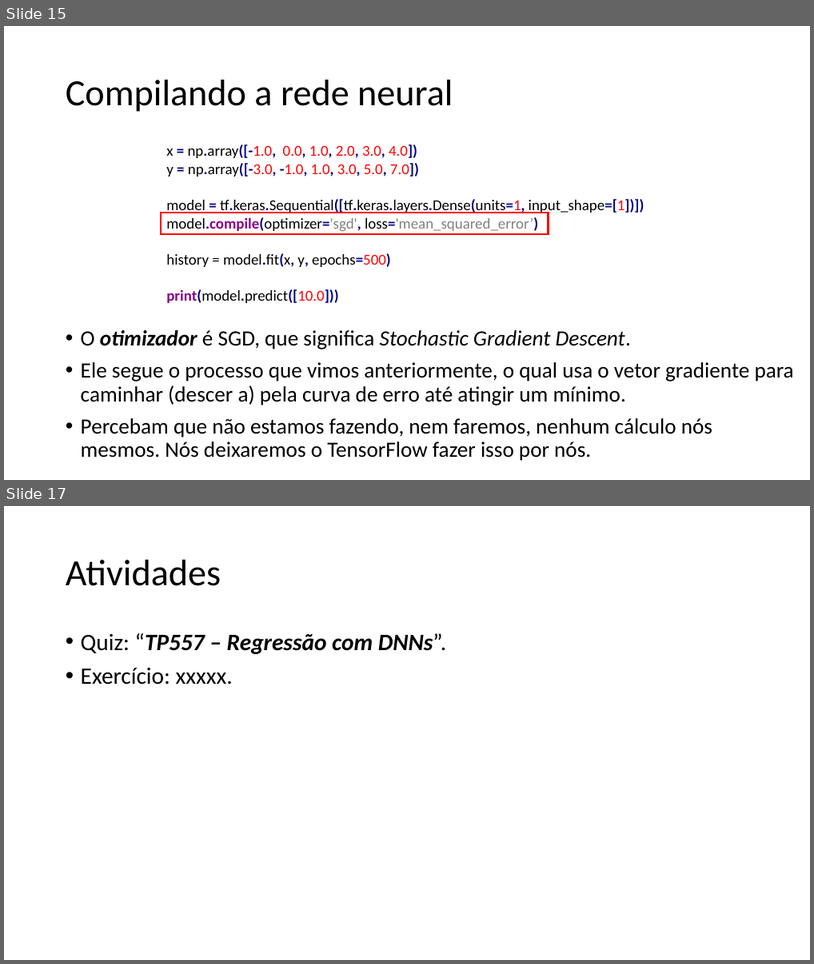
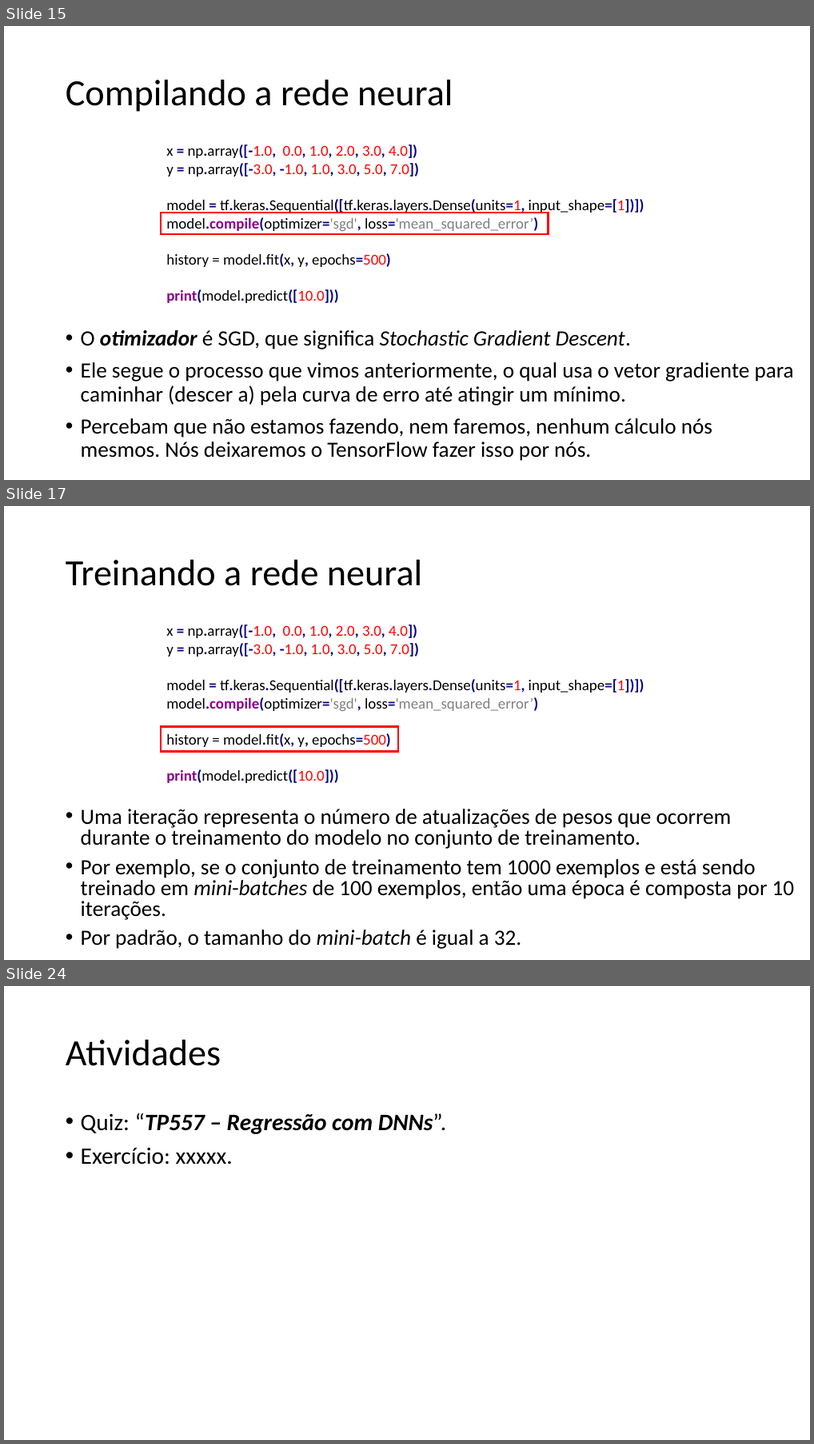
Before and after one commit to zz4fap/tp557-iot-ml, a slide deck: slides/TP557_7_Regressão_com_DNNs.pptx. Shown one above the other, each under a label of ours: slides 15 and 17 before the commit, slides 15, 17 and 24 after it; the slides between them are not shown. The pictures are 814x964 and 814x1444 pixels, drawn with LibreOffice and Linux fonts; fonts in the diff are those of the drawing. Boxes give left, top, right and bottom in pixels: in the first picture for what was removed or moved away, otherwise in the second. Text is boxed around its words. In the diff, an @@ line names an element or a change of style, - is before the commit and + after.

```diff
--- a/slides/TP557_7_Regressão_com_DNNs.pptx
+++ b/slides/TP557_7_Regressão_com_DNNs.pptx
@@ slide 17 added at <box>4,506,810,960</box>, background #FFFFFF @@
@@ title added at <box>66,560,422,586</box>, 44 pt, text #000000 @@
+Treinando a rede neural
@@ text added at <box>166,624,645,783</box>, 18 pt, text #000000 @@
+x = np.array([-1.0, 0.0, 1.0, 2.0, 3.0, 4.0])
+y = np.array([-3.0, -1.0, 1.0, 3.0, 5.0, 7.0])
+model = tf.keras.Sequential([tf.keras.layers.Dense(units=1, input_shape=[1])])
+model.compile(optimizer='sgd', loss='mean_squared_error’)
+history = model.fit(x, y, epochs=500)
+print(model.predict([10.0]))
@@ rectangle added at <box>161,726,398,751</box>, outline #FF0000 2.25 pt @@
@@ text added at <box>81,808,795,948</box>, 25.9 pt, text #000000 @@
+• Uma iteração representa o número de atualizações de pesos que ocorrem durante o treinamento do modelo no conjunto de treinamento.
+• Por exemplo, se o conjunto de treinamento tem 1000 exemplos e está sendo treinado em mini-batches de 100 exemplos, então uma época é composta por 10 iterações.
+• Por padrão, o tamanho do mini-batch é igual a 32.
@@ what was slide 17 is now slide 24 @@
```
Also in this commit, not shown: 1 slide changed, 6 other slides added, 1 other file.
